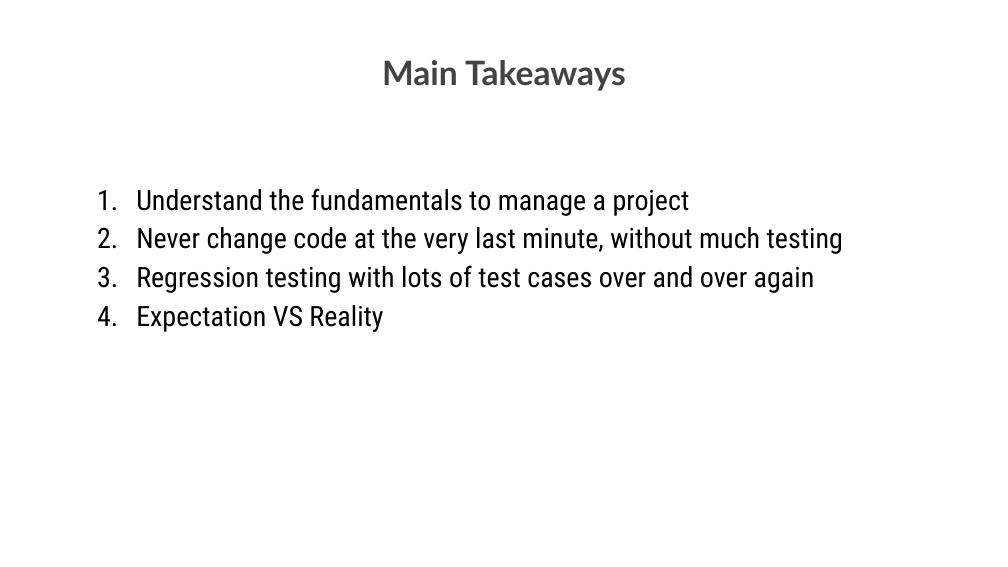
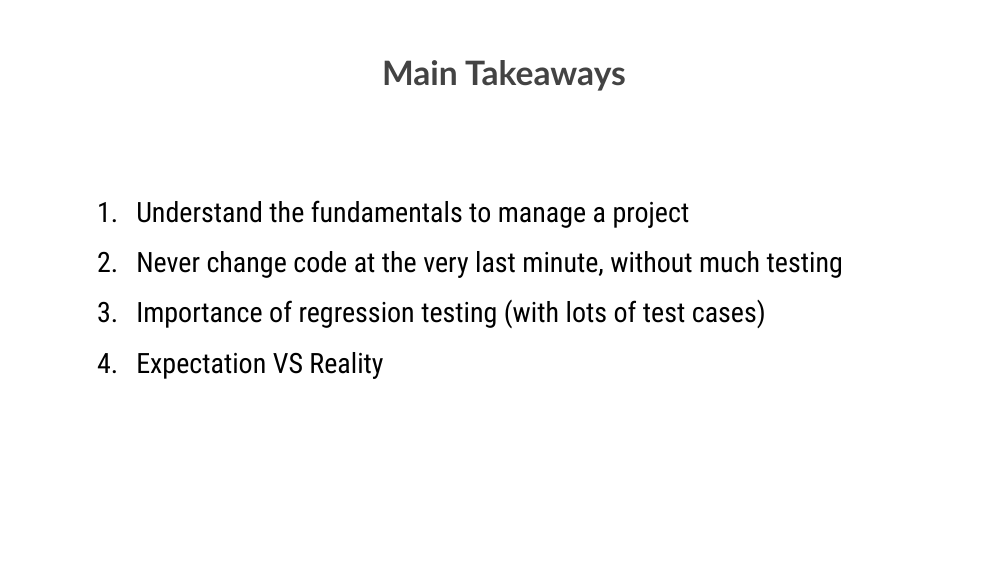
Before and after one commit to one-ice/IS212-Software-Project-Management, a slide deck: slide 24 of presentations/Final Presentation.pptx. Drawn at 1008x567 pixels with LibreOffice and Linux fonts; fonts in the diff are those of the drawing; background and template pictures are left out. Boxes give left, top, right and bottom in pixels: in the first picture for what was removed or moved away, otherwise in the second. Text is boxed around its words. In the diff, an @@ line names an element or a change of style, - is before the commit and + after.

```diff
--- a/presentations/Final Presentation.pptx
+++ b/presentations/Final Presentation.pptx
@@ text at bbox=[136, 200, 843, 379]: line spacing 1.15 to 1.5 @@
@@ text at bbox=[136, 300, 766, 328]: text changed @@
-3. Regression testing with lots of test cases over and over again
+3. Importance of regression testing (with lots of test cases)
```
Also in this commit, not shown: 4 other slides changed.
